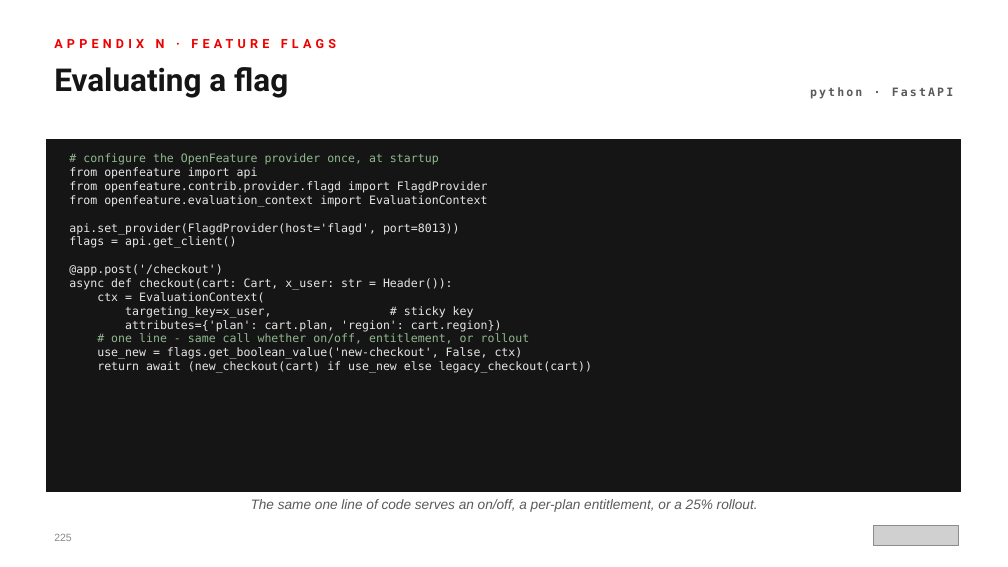
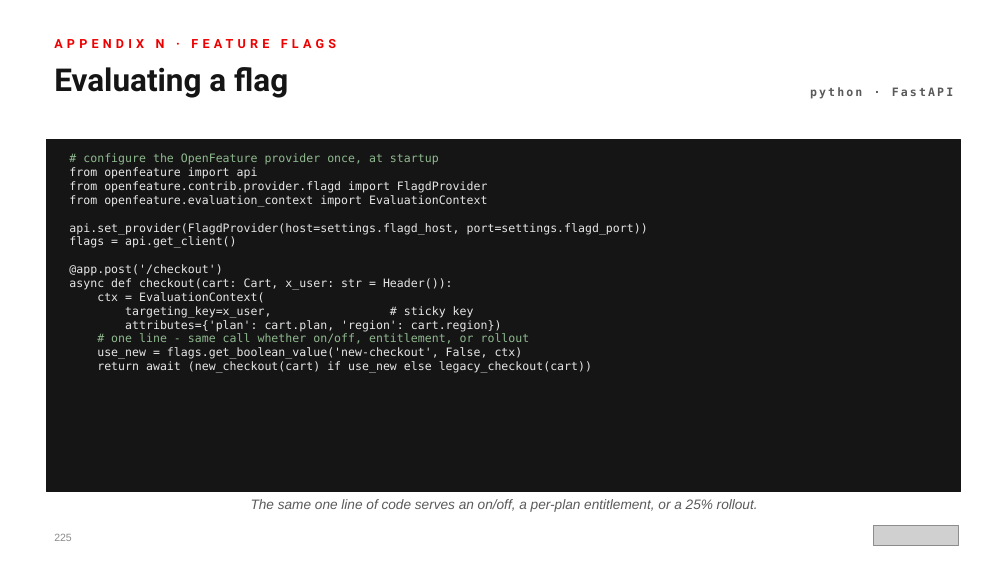
Before and after one commit to patterncatalyst/cloud-native-design-patterns, a slide deck: slide 253 of lgtm-presentation/Designing-Cloud-Native-APIs-Python.pptx. Drawn at 1008x567 pixels with LibreOffice and Linux fonts; fonts in the diff are those of the drawing; grey boxes stand for pictures. Boxes give left, top, right and bottom in pixels: in the first picture for what was removed or moved away, otherwise in the second. Text is boxed around its words. In the diff, an @@ line names an element or a change of style, - is before the commit and + after.

Commit message:
docs(deck): Python deck on uv and pydantic-settings (S13)

```diff
--- a/lgtm-presentation/Designing-Cloud-Native-APIs-Python.pptx
+++ b/lgtm-presentation/Designing-Cloud-Native-APIs-Python.pptx
@@ text at box(69, 153, 648, 373): text changed @@
-# configure the OpenFeature provider once, at startup
-from openfeature import api
-from openfeature.contrib.provider.flagd import FlagdProvider
-from openfeature.evaluation_context import EvaluationContext
-api.set_provider(FlagdProvider(host='flagd', port=8013))
-flags = api.get_client()
-@app.post('/checkout')
-async def checkout(cart: Cart, x_user: str = Header()):
-ctx = EvaluationContext(
-targeting_key=x_user, # sticky key
-attributes={'plan': cart.plan, 'region': cart.region})
-# one line - same call whether on/off, entitlement, or rollout
-use_new = flags.get_boolean_value('new-checkout', False, ctx)
-return await (new_checkout(cart) if use_new else legacy_checkout(cart))
+# configure the OpenFeature provider once, at startup
+from openfeature import api
+from openfeature.contrib.provider.flagd import FlagdProvider
+from openfeature.evaluation_context import EvaluationContext
+api.set_provider(FlagdProvider(host=settings.flagd_host, port=settings.flagd_port))
+flags = api.get_client()
+@app.post('/checkout')
+async def checkout(cart: Cart, x_user: str = Header()):
+ctx = EvaluationContext(
+targeting_key=x_user, # sticky key
+attributes={'plan': cart.plan, 'region': cart.region})
+# one line - same call whether on/off, entitlement, or rollout
+use_new = flags.get_boolean_value('new-checkout', False, ctx)
+return await (new_checkout(cart) if use_new else legacy_checkout(cart))
```
Also in this commit, not shown: 4 other slides changed, 2 other files.
